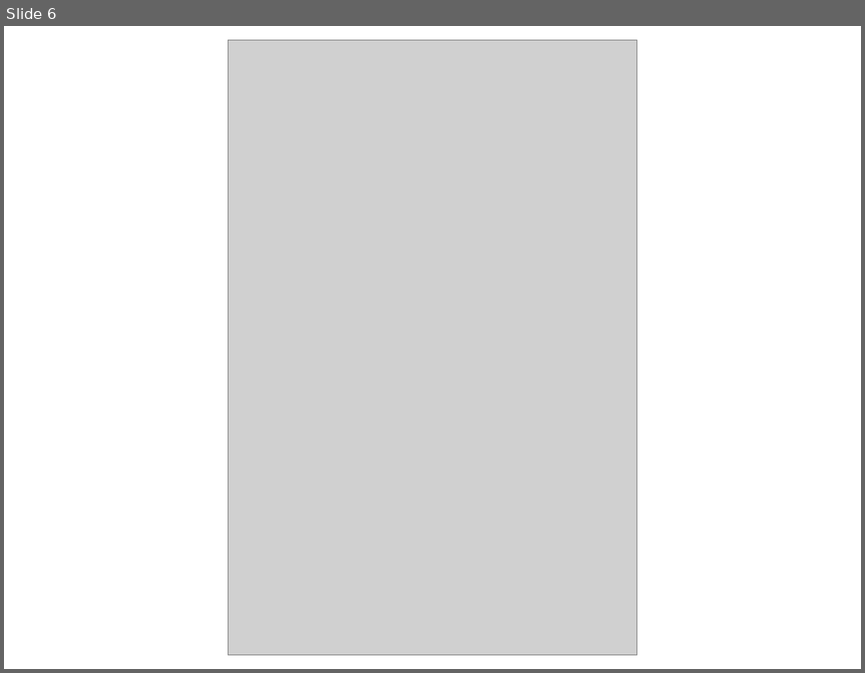
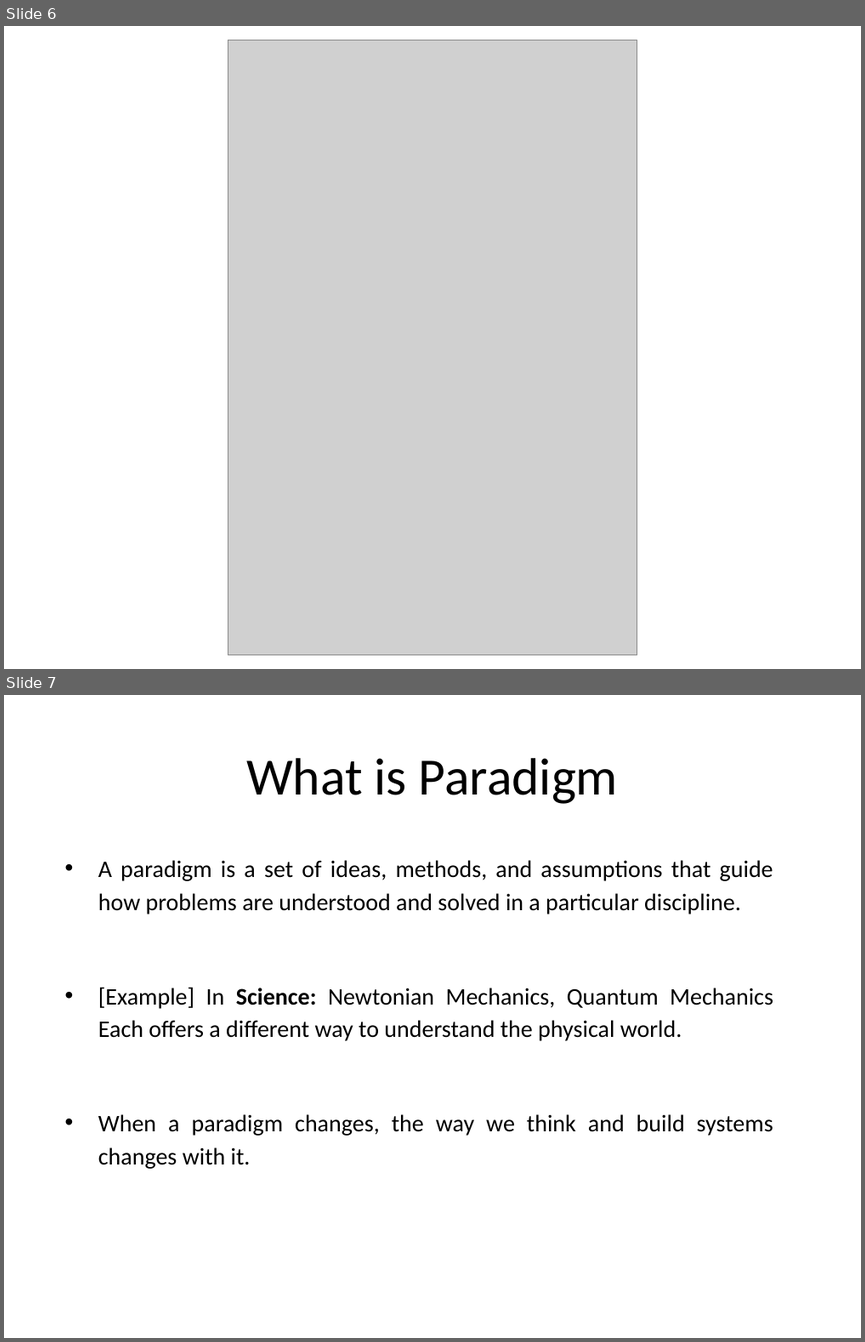
Before and after one commit to UK-Roy/cse461, a slide deck: slides/Introduction to Robotics-lec2.pptx. Shown one above the other, each under a label of ours: slide 6 before the commit, slides 6 and 7 after it. The pictures are 865x673 and 865x1342 pixels, drawn with LibreOffice and Linux fonts; fonts in the diff are those of the drawing; grey boxes stand for pictures. Boxes give left, top, right and bottom in pixels: in the first picture for what was removed or moved away, otherwise in the second. Text is boxed around its words. In the diff, an @@ line names an element or a change of style, - is before the commit and + after.

```diff
--- a/slides/Introduction to Robotics-lec2.pptx
+++ b/slides/Introduction to Robotics-lec2.pptx
@@ slide 7 added at (4,695,861,1338), background #FFFFFF @@
@@ title added at (246,758,618,804), 44 pt, text #000000 @@
+What is Paradigm
@@ text added at (98,860,773,1168), 20 pt, text #000000 @@
+• A paradigm is a set of ideas, methods, and assumptions that guide how problems are understood and solved in a particular discipline.
+• [Example] In Science: Newtonian Mechanics, Quantum Mechanics
+  Each offers a different way to understand the physical world.
+• When a paradigm changes, the way we think and build systems changes with it.
```
Also in this commit, not shown: 14 slides changed, 14 other slides added, 6 slides removed, 7 other files.
